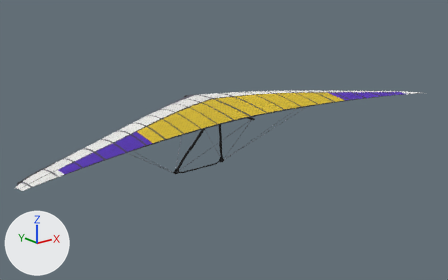
The Blender file assets/source/glider_moyes_litespeed_rx.blend as it was, and as the next commit left it.
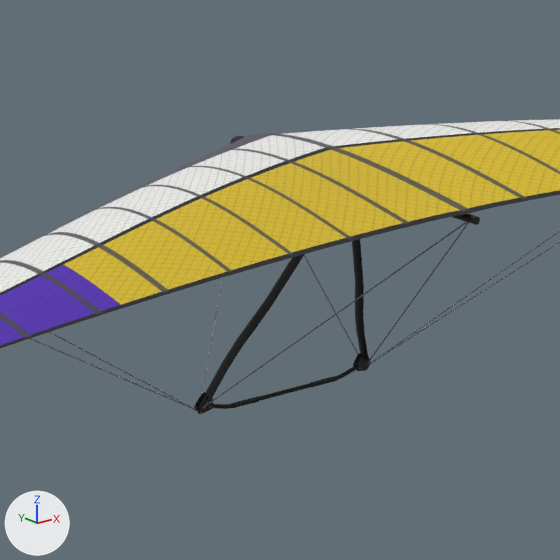
There are two pictures of each version: one whole from a 50 mm lens placed at (-8.16, -10.22, 3.46), pointed at (-0.02, -0.05, -0.61), one close up on the part from 26% to 62% of the width and 20% to 77% of the height. Every picture has the same lights, and +X, +Y and +Z are marked at lower left. The first two pictures are the older version.

In view in the first close-up: 'ControlFrame', 'Sail' and 1 more.
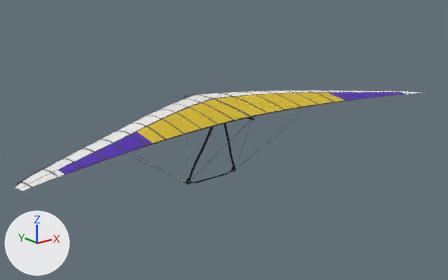
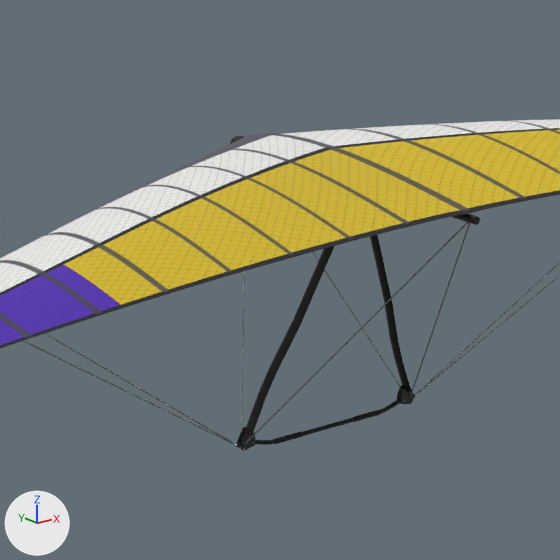
The newer file is also turned or shifted as a whole; pictures and numbers use the older file's frame.

The edits, one by one:
me_controlframe is used by ob_controlframe; location (0.0, 0.0, 0.0).
me_controlframe had 3970 vertices, 1970 faces and spanned x -3.08..3.08, y -0.96..1.3, z -1.56..0.09.
me_controlframe now has 3970 vertices, 1970 faces and spans x -3.08..3.08, y -0.96..1.3, z -1.67..0.09.
me_controlframe part 1: 3762 of 3970 vertices moved; they spanned x -0.76..0.76, y -0.05..0.94, z -1.56..0.09 and now span x -0.76..0.76, y 0.06..0.47, z -1.67..0.09; mean shift (0.0, -0.34, -0.08); largest move (-0.68, 0.93, -1.52) -> (-0.68, 0.45, -1.64).
Other edits to the shape of me_controlframe do not show in these pictures.

What differs and where, as boxes (x1, y1, x2, y2) in the close-ups (560 x 560 px):
'ControlFrame', reshaped: before (30, 222, 560, 414); after (23, 222, 560, 451)
